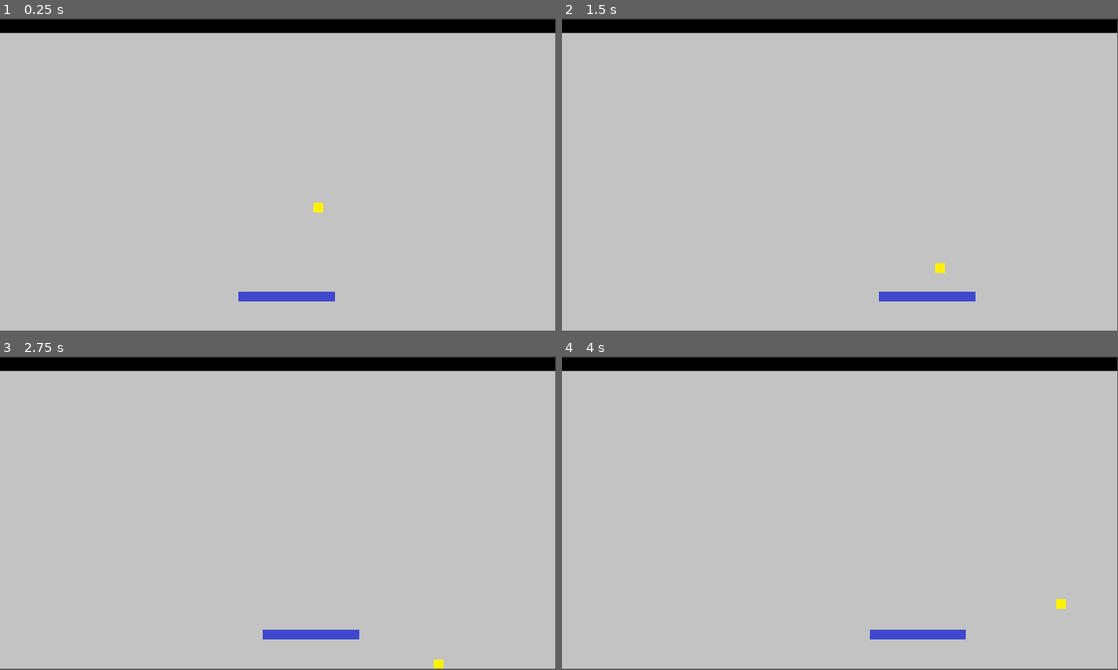
Above: before the commit, frames 1-4 (two rows, left to right).
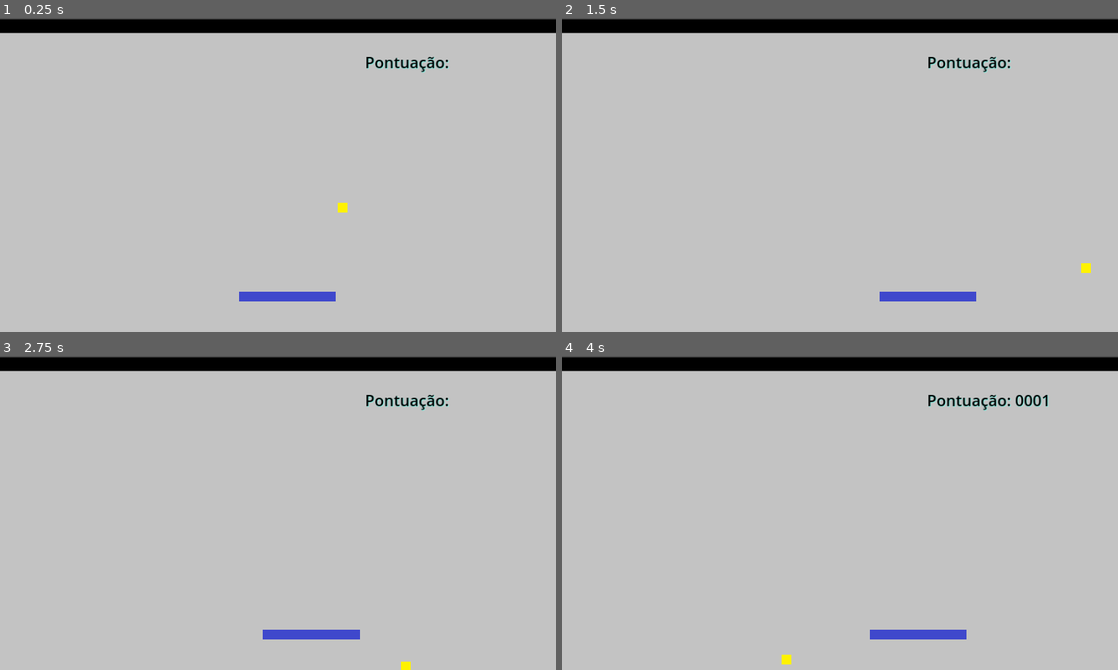
Above: after the commit, the same moments.

Repository: RWillian17/PingPong
Game: Godot game, scene res://principal.tscn
Same seed, same stepped clock (60 frames per second), same inputs: the game is played once before the commit and once after it.
Inputs:
- Up to frame 1 (0.25 s): no input
- Up to frame 2 (1.5 s): hold Right (dire) 0.53-1.28 s; tap Right (dire) at 1.35 s
- Up to frame 3 (2.75 s): hold Left (esq) from 2.03 s (still down); tap Right (dire) at 2.3 s
- Up to frame 4 (4 s): release Left (esq) at 2.78 s; tap Right (dire) at 2.85 s; hold Right (dire) from 3.53 s (still down)
In our replay, the window is 800x450 before the commit and 800x452 after it. These sizes can differ from the game's own. Grey fills any space a smaller window leaves; there, only what the larger window draws over its background counts as a difference.

The runs differ from the first frame. In frame 1, 0.6% of the frame differs, in the area x 42-100%, y 0-100%; in frame 2, 0.6%; in frame 3, 0.5%; in frame 4, 0.7%, in the area x 39-100%, y 0-100%.

Commit message:
Mudanças da aula 28/01

Diff:
--- a/bola.gd
+++ b/bola.gd
@@ -1,7 +1,7 @@
 extends Node2D
 
 var velocy: int = 100
-var velocx: int = 100
+var velocx: int = 300
 var diry: int = 1
 var dirx: int = 1
 
@@ -11,9 +11,17 @@
 func _process(delta: float) -> void:
 	position.y = position.y + diry * (velocy * delta)
 	position.x = position.x + dirx * (velocx * delta)
-	#print(position)
-	if position.y >= 640:
+	#print("bola esta em: ", position)
+	if position.y >= 645:
 		diry = -diry
 		#position.y = 640
-	elif position.y <= 10:
+	elif position.y <= 25:
 		diry = - diry
+	if position.x >= 1145:
+		dirx = -dirx
+	elif position.x <= 5:
+		dirx = -dirx
+
+
+func acertaramBola(area: Area2D) -> void:
+	diry = -diry
--- a/bola.tscn
+++ b/bola.tscn
@@ -1,7 +1,10 @@
-[gd_scene load_steps=3 format=3 uid="uid://chiut4hjy4hel"]
+[gd_scene load_steps=4 format=3 uid="uid://chiut4hjy4hel"]
 
 [ext_resource type="Script" path="res://bola.gd" id="1_onuvj"]
 [ext_resource type="Texture2D" uid="uid://cpq77x25bemc5" path="res://Imagens/Bola.png" id="1_uw7hd"]
+
+[sub_resource type="RectangleShape2D" id="RectangleShape2D_dcppe"]
+size = Vector2(10, 10)
 
 [node name="Bola" type="Node2D"]
 scale = Vector2(2, 2)
@@ -9,3 +12,10 @@
 
 [node name="Bola" type="Sprite2D" parent="."]
 texture = ExtResource("1_uw7hd")
+
+[node name="AreaBola" type="Area2D" parent="."]
+
+[node name="CollisionShape2D" type="CollisionShape2D" parent="AreaBola"]
+shape = SubResource("RectangleShape2D_dcppe")
+
+[connection signal="area_entered" from="AreaBola" to="." method="acertaramBola"]
--- /dev/null
+++ b/principal.gd
@@ -0,0 +1,20 @@
+extends Node2D
+
+@onready var placar: Label = $Placar
+
+# Called when the node enters the scene tree for the first time.
+func _ready() -> void:
+	pass # Replace with function body.
+
+
+# Called every frame. 'delta' is the elapsed time since the previous frame.
+func _process(delta: float) -> void:
+	pass
+
+
+func fezPonto() -> void:
+	#print("estamos na funcao principal e teve ponto")
+	var no: Node2D = get_node("Raquete")
+	#placar.text = "Pontuação: " + str(no.retornaPonto())
+	placar.text = "Pontuação: %04d" %no.retornaPonto()
+	#print("na principal, ponto vale ", no.retornaPonto())
--- a/principal.tscn
+++ b/principal.tscn
@@ -1,10 +1,12 @@
-[gd_scene load_steps=4 format=3 uid="uid://dw6mt0pdhoryi"]
+[gd_scene load_steps=5 format=3 uid="uid://dw6mt0pdhoryi"]
 
 [ext_resource type="Texture2D" uid="uid://gd5754o4fs1n" path="res://Imagens/Fundo.png" id="1_7rvlj"]
+[ext_resource type="Script" path="res://principal.gd" id="1_qeqk5"]
 [ext_resource type="PackedScene" uid="uid://chiut4hjy4hel" path="res://bola.tscn" id="2_3coef"]
 [ext_resource type="PackedScene" uid="uid://liqcgxgbomve" path="res://raquete.tscn" id="3_payvf"]
 
 [node name="Principal" type="Node2D"]
+script = ExtResource("1_qeqk5")
 
 [node name="Fundo" type="Sprite2D" parent="."]
 position = Vector2(574, 327)
@@ -15,3 +17,15 @@
 
 [node name="Raquete" parent="." instance=ExtResource("3_payvf")]
 position = Vector2(594, 577)
+
+[node name="Placar" type="Label" parent="."]
+offset_left = 755.0
+offset_top = 69.0
+offset_right = 1144.0
+offset_bottom = 118.0
+theme_override_colors/font_color = Color(0, 0, 0, 1)
+theme_override_colors/font_shadow_color = Color(0.537255, 1, 0.945098, 1)
+theme_override_font_sizes/font_size = 32
+text = "Pontuação: "
+
+[connection signal="acertou" from="Raquete" to="." method="fezPonto"]
--- a/project.godot
+++ b/project.godot
@@ -17,20 +17,22 @@
 
 [display]
 
+window/size/viewport_width=1150
+window/size/viewport_height=650
 window/stretch/mode="canvas_items"
 window/stretch/aspect="expand"
 
 [input]
 
+dire={
+"deadzone": 0.5,
+"events": [Object(InputEventKey,"resource_local_to_scene":false,"resource_name":"","device":-1,"window_id":0,"alt_pressed":false,"shift_pressed":false,"ctrl_pressed":false,"meta_pressed":false,"pressed":false,"keycode":0,"physical_keycode":4194321,"key_label":0,"unicode":0,"location":0,"echo":false,"script":null)
+, Object(InputEventKey,"resource_local_to_scene":false,"resource_name":"","device":-1,"window_id":0,"alt_pressed":false,"shift_pressed":false,"ctrl_pressed":false,"meta_pressed":false,"pressed":false,"keycode":0,"physical_keycode":68,"key_label":0,"unicode":100,"location":0,"echo":false,"script":null)
+]
+}
 esq={
 "deadzone": 0.5,
 "events": [Object(InputEventKey,"resource_local_to_scene":false,"resource_name":"","device":-1,"window_id":0,"alt_press …(195 unchanged characters)…
 , Object(InputEventKey,"resource_local_to_scene":false,"resource_name":"","device":-1,"window_id":0,"alt_pressed":false …(182 unchanged characters)…
 ]
 }
-dire={
-"deadzone": 0.5,
-"events": [Object(InputEventKey,"resource_local_to_scene":false,"resource_name":"","device":-1,"window_id":0,"alt_pressed":false,"shift_pressed":false,"ctrl_pressed":false,"meta_pressed":false,"pressed":false,"keycode":0,"physical_keycode":4194321,"key_label":0,"unicode":0,"location":0,"echo":false,"script":null)
-, Object(InputEventKey,"resource_local_to_scene":false,"resource_name":"","device":-1,"window_id":0,"alt_pressed":false,"shift_pressed":false,"ctrl_pressed":false,"meta_pressed":false,"pressed":false,"keycode":0,"physical_keycode":68,"key_label":0,"unicode":100,"location":0,"echo":false,"script":null)
-]
-}
--- a/raquete.gd
+++ b/raquete.gd
@@ -1,10 +1,13 @@
 extends Node2D
 
+var ponto: int = 0
 var speedx: int = 200
+
+signal acertou
+
 # Called when the node enters the scene tree for the first time.
 func _ready() -> void:
 	pass # Replace with function body.
-
 
 # Called every frame. 'delta' is the elapsed time since the previous frame.
 func _process(delta: float) -> void:
@@ -13,8 +16,18 @@
 	elif Input.is_action_pressed("esq"):
 		position.x = position.x - speedx * delta
 
-	if position.x >= 1050:
+	if position.x <= 100:
+		position.x = 100
+	elif position.x >= 1050:
 		position.x = 1050
-	elif position.x <= 80:
-		position.x = 80
-	print("raquete esta em: ", position, "posicao")
+	#print("raquete esta em: ", position, "posicao")
+
+func retornaPonto () -> int:
+	return ponto
+
+
+
+func acertaramRaquete(area: Area2D) -> void:
+	ponto = ponto + 1
+	print("pontuacao vale ",ponto)
+	acertou.emit()
--- a/raquete.tscn
+++ b/raquete.tscn
@@ -1,10 +1,21 @@
-[gd_scene load_steps=3 format=3 uid="uid://liqcgxgbomve"]
+[gd_scene load_steps=4 format=3 uid="uid://liqcgxgbomve"]
 
 [ext_resource type="Texture2D" uid="uid://7i1uoukabkv3" path="res://Imagens/Raquete.png" id="1_7nuy8"]
 [ext_resource type="Script" path="res://raquete.gd" id="1_qfhue"]
+
+[sub_resource type="RectangleShape2D" id="RectangleShape2D_arlh4"]
+size = Vector2(201, 20)
 
 [node name="Raquete" type="Node2D"]
 script = ExtResource("1_qfhue")
 
 [node name="Raquete" type="Sprite2D" parent="."]
 texture = ExtResource("1_7nuy8")
+
+[node name="AreaRaquete" type="Area2D" parent="."]
+
+[node name="CollisionShape2D" type="CollisionShape2D" parent="AreaRaquete"]
+position = Vector2(-0.5, 0)
+shape = SubResource("RectangleShape2D_arlh4")
+
+[connection signal="area_entered" from="AreaRaquete" to="." method="acertaramRaquete"]
